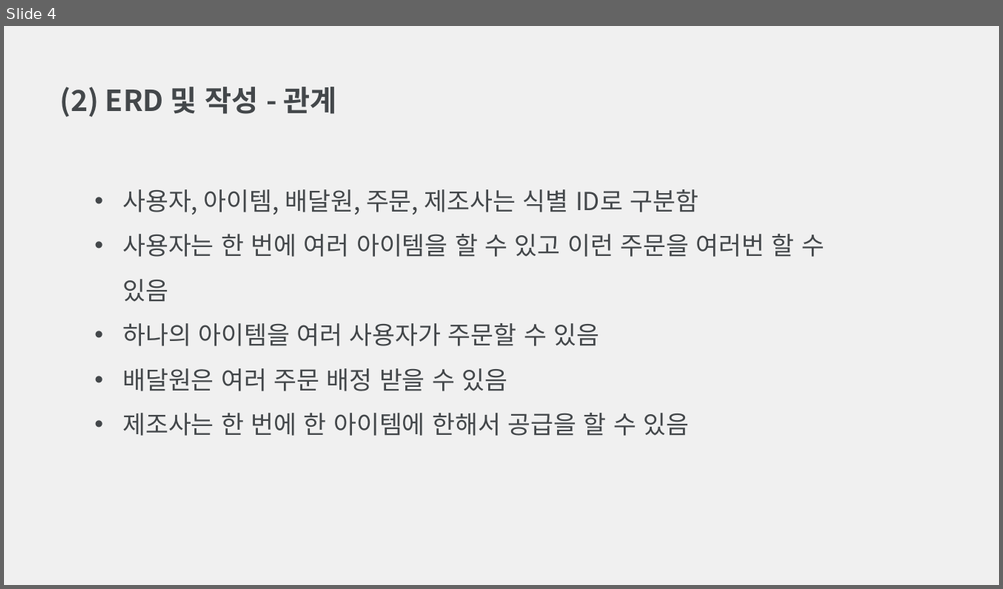
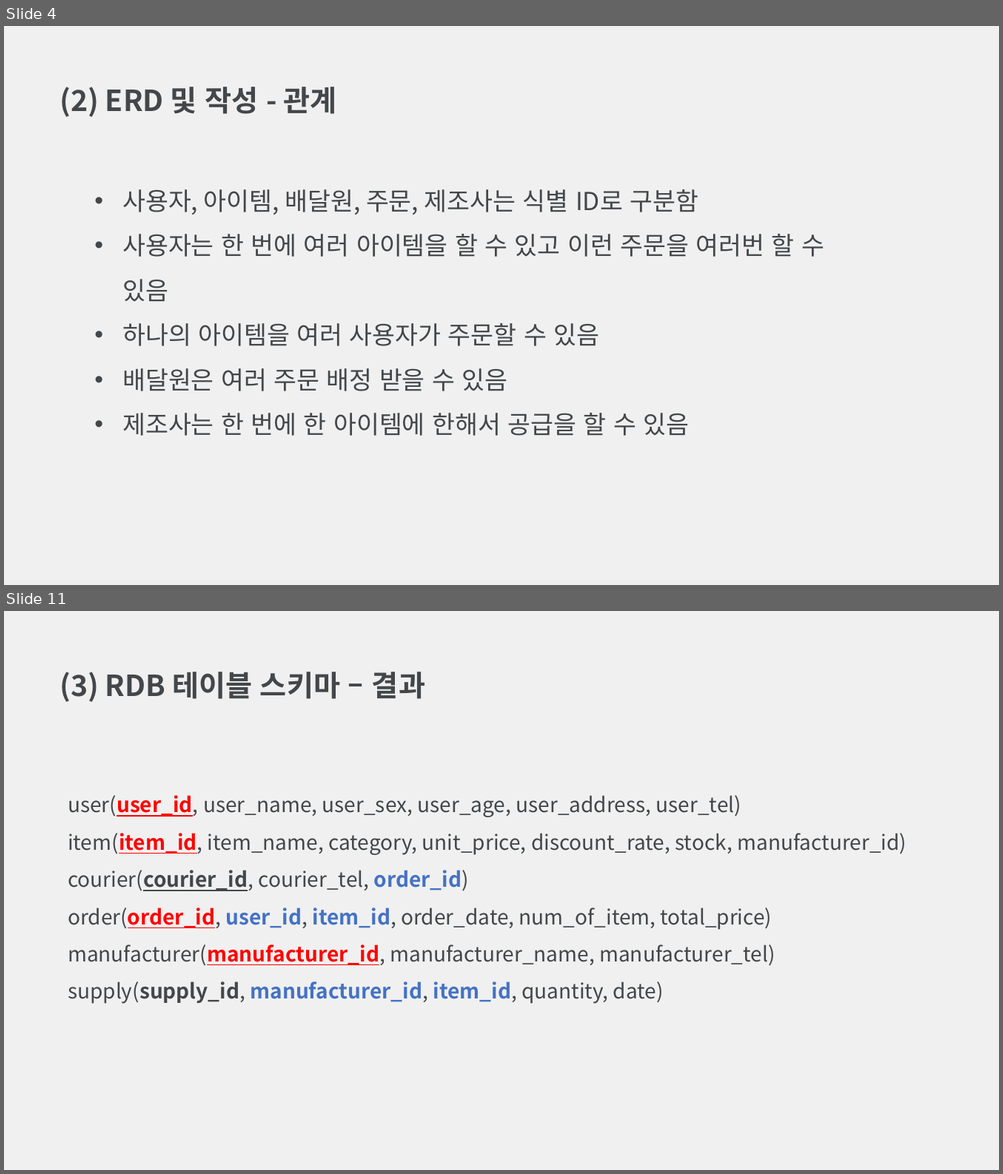
Before and after one commit to Archive-CAU/Database-Design, a slide deck: 데이터베이스설계 과제 4.pptx. Shown one above the other, each under a label of ours: slide 4 before the commit, slides 4 and 11 after it; the slides between them are not shown. The pictures are 1003x589 and 1003x1174 pixels, drawn with LibreOffice and Linux fonts; fonts in the diff are those of the drawing. Boxes give left, top, right and bottom in pixels: in the first picture for what was removed or moved away, otherwise in the second. Text is boxed around its words. In the diff, an @@ line names an element or a change of style, - is before the commit and + after.

```diff
--- a/데이터베이스설계 과제 4.pptx
+++ b/데이터베이스설계 과제 4.pptx
@@ slide 11 added at (x1=4, y1=611, x2=999, y2=1170), background #F0F0F0 @@
@@ text added at (x1=60, y1=672, x2=425, y2=702), 28 pt, text #43474A, bold @@
+(3) RDB 테이블 스키마 – 결과
@@ text added at (x1=68, y1=795, x2=906, y2=1004), 20 pt, text #43474A @@
+user(user_id, user_name, user_sex, user_age, user_address, user_tel)
+item(item_id, item_name, category, unit_price, discount_rate, stock, manufacturer_id)
+courier(courier_id, courier_tel, order_id)
+order(order_id, user_id, item_id, order_date, num_of_item, total_price)
+manufacturer(manufacturer_id, manufacturer_name, manufacturer_tel)
+supply(supply_id, manufacturer_id, item_id, quantity, date)
```
Also in this commit, not shown: 7 slides changed, 12 other slides added, 2 other files.
